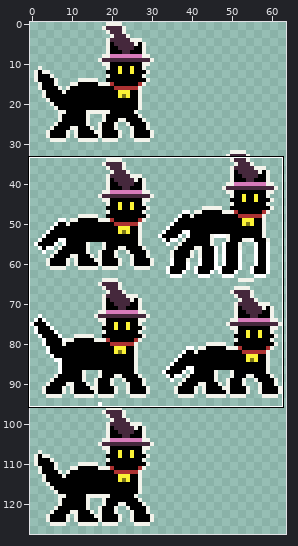
A sprite sheet gets an edit: sprites/Movimentacoes/gatoSaltandoEDescendo.png. The first picture is a wide view before the edit; the outline marks the close-up.
Close-up. Before the commit:
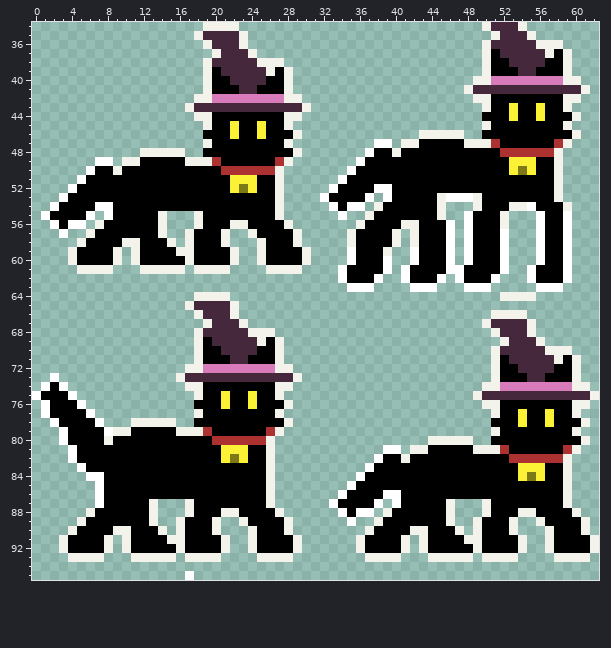
The file is 64x128 pixels. Shown: x 0..62, y 34..95.
The same view after the edit:
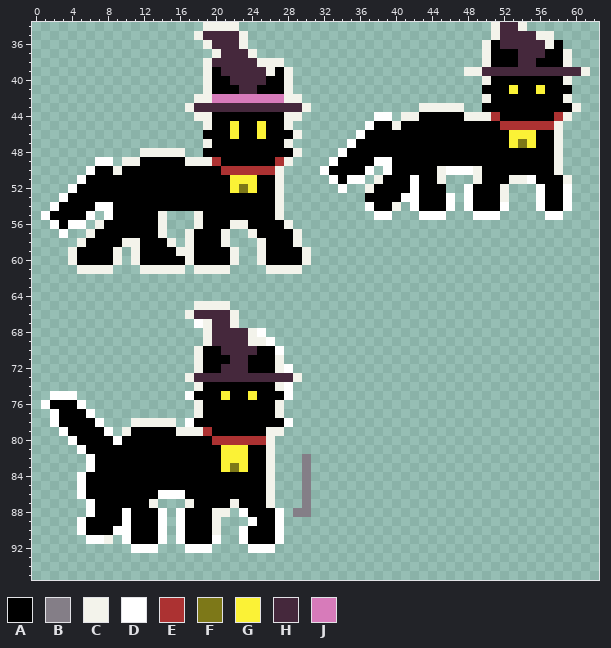
Palette (. is transparent): A #000000  B #847e87  C #f3f3eb  D #ffffff  E #ac3232  F #7d7818  G #fbf236  H #45283c  J #d77bba
The commit says: Adicionando Nova Animação do Gato Pulando
The edit:
y 34: x 50..51 CH -> .C
y 35: x 55..57 C.. -> HCC
y 36: x 51 H -> A; x 56 C -> H; x 58 C -> A
y 37: x 52..53 HH -> AA; x 57 C -> A
y 38: x 53 H -> A; x 56 H -> A
y 39: x 48..53 ..CAAA -> CCHHHH; x 56..61 AAAC.. -> HHHHHC
y 40: x 49 C -> .; x 51..58 JJJJJJJJ -> AAAAAAAA; x 60 C -> .
y 41: x 48..61 CHHHHHHHHHHHHC -> ..AAAGAAGAAA..
y 42: x 49 C -> .; x 60 C -> .
y 43: x 43..47 ..... -> CCCCC; x 50 C -> A; x 53 G -> A; x 56 G -> A; x 59..60 C. -> AC
y 44: x 38..39 .. -> DD; x 41..51 .........AA -> CCAAAAACCCE; x 53 G -> A; x 56 G -> A; x 58..60 AAC -> EC.
y 45: x 37..50 .............C -> DAACAAAAAAAAAA; x 52..59 AAAAAAAC -> EEEEEEC.
y 46: x 36..49 .......CCCCC.. -> DAAAAAAAAAAAAA; x 53..55 AAA -> GGG; x 58..60 AAC -> C..
y 47: x 35..42 ...DD.CC -> DAAAAAAA; x 48..51 CCCE -> AAAA; x 53..55 AAA -> GFG; x 58..59 EC -> C.
y 48: x 34..37 ...D -> DAAA; x 40 C -> A; x 52..57 EEEEEE -> AAAAAA
y 49: x 33..36 ...D -> DAAA; x 38..39 AA -> DD; x 53..55 GGG -> AAA
y 50: x 32..35 ...D -> DAAA; x 37..39 AAA -> D.D; x 45..49 AAAAA -> CDDDC; x 53..55 GFG -> AAA
y 51: x 33..38 .DAAAA -> DADD.C; x 42 A -> D; x 45..49 AAAAA -> C...C; x 53..55 AAA -> CCD; x 58..59 C. -> AC
y 52: x 33..39 DAAAADD -> .D..CAA; x 42 A -> D; x 46..48 AAA -> ..D; x 52..56 AAAAA -> C...D; x 58..59 C. -> AD
y 53: x 32..39 DAAAAD.D -> .....AAA; x 41..42 AA -> DD; x 45 C -> A; x 47 D -> .; x 49 C -> A; x 52..56 AAAAA -> C...D; x 58..59 C. -> AD
y 54: x 33..38 DADD.C -> ....DA; x 40..42 AAA -> C.D; x 45..46 C. -> AD; x 48..49 .C -> DA; x 52..56 ACCDA -> D...D; x 59 C -> D
y 55: x 34 D -> .; x 37..45 CAAAAAAAC -> .DD...DDD; x 48..52 DAAAC -> .DDD.; x 56..59 DAAD -> .DD.
y 56: x 36..46 CAAAACCAAAD -> ...........; x 48..52 DAAAC -> .....; x 56..59 DAAD -> ....
y 57..58: x 35..40 CAAAAC -> ......; x 42..46 CAAAD -> .....; x 48..52 DAAAD -> .....; x 56..59 DAAD -> ....
y 59: x 35..39 DAAAC -> .....; x 42..46 DAAAD -> .....; x 48..52 DAAAD -> .....; x 56..59 DAAD -> ....
y 60: x 35..39 DAAAD -> .....; x 42..46 DAAAD -> .....; x 48..52 DAAAD -> .....; x 56..59 DAAD -> ....
y 61: x 34..39 DAAAAD -> ......; x 41..52 DAAAADDAAAAD -> ............; x 55..59 DAAAD -> .....
y 62: x 34..38 DAAAD -> .....; x 41..45 DAAAD -> .....; x 47..51 DAAAD -> .....; x 55..59 DAAAD -> .....
y 63: x 35..37 DDD -> ...; x 42..44 DDD -> ...; x 48..50 DDD -> ...; x 56..58 DDD -> ...
y 64: x 18..21 CCCC -> ....; x 52..55 CCCC -> ....
y 65: x 17..22 CHHHHC -> .CCCC.
y 66: x 17..18 .C -> CH; x 51..54 CCCC -> ....
y 67: x 18 . -> D; x 22..23 HC -> C.; x 50..55 CHHHHC -> ......
y 68: x 18..19 CH -> .C; x 25..26 CC -> D.; x 51..55 CHHHC -> .....
y 69: x 18..19 CA -> .C; x 24 H -> C; x 26..27 AC -> D.; x 52..56 CHHHC -> .....
y 70: x 27 C -> D; x 51..59 CHHHHHCCC -> .........
y 71: x 51..60 CAHHHHHCAC -> ..........
y 72: x 17 C -> .; x 19..26 JJJJJJJJ -> AAHHHAAA; x 28 C -> D; x 51..60 CAAHHHHAAC -> ..........
y 73: x 2 D -> .; x 16..17 CH -> .C; x 51..60 CAAAHHAAAC -> ..........
y 74: x 1..3 DAD -> ...; x 17 C -> .; x 28 C -> D; x 50..61 CCJJJJJJJJCC -> ............
y 75: x 0..3 DAAA -> ..DD; x 17..18 .C -> DA; x 27..28 C. -> AD; x 49..62 CHHHHHHHHHHHHC -> ..............
y 76: x 18 A -> C; x 21 G -> A; x 24 G -> A; x 27..28 AC -> C.; x 50..61 CCAAAAAAAACC -> ............
y 77: x 1..2 DA -> .D; x 51..60 CAAGAAGAAC -> ..........
y 78: x 17 . -> D; x 28 C -> D; x 51..61 AAAGAAGAAAC -> ...........
y 79: x 9 C -> .; x 26 E -> C; x 51..60 CAAAAAAAAC -> ..........
y 80: x 3..4 DA -> .D; x 8..9 CA -> AD; x 44..48 CCCCC -> .....; x 51..61 AAAAAAAAAAC -> ...........
y 81: x 4..5 DA -> .D; x 39..40 DD -> ..; x 42..60 CCAAAAACCCEAAAAAAEC -> ...................
y 82: x 4..6 DAA -> ..D; x 22 F -> G; x 30 . -> B; x 38..59 DAACAAAAAAAAAAAEEEEEEC -> ......................
y 83: x 5..6 DA -> .D; x 21..23 AAA -> GFG; x 30 . -> B; x 37..59 DAAAAAAAAAAAAAAAAGGGAAC -> .......................
y 84: x 5..7 .DD -> DAA; x 30 . -> B; x 36..59 DAAAAAAAAAAAAAAAAAGFGAAC -> ........................
y 85: x 5..7 ..D -> DAA; x 30 . -> B; x 35..59 DAAAAAAAAAAAAAAAAAAAAAAAC -> .........................
y 86: x 5..7 ..D -> DAA; x 14..16 AAA -> DDD; x 30 . -> B; x 34..59 DAAAADDAAAAAAAAAAAAAAAAAAC -> ..........................
y 87: x 6..7 .D -> DA; x 22 A -> C; x 30 . -> B; x 33..38 DAAAAD -> ......; x 40..46 DAAAAAC -> .......; x 50..59 CAAAAAAAAC -> ..........
y 88: x 6 C -> D; x 10 A -> D; x 13..14 C. -> AD; x 16..17 .C -> DA; x 20 A -> C; x 22..23 CA -> .D; x 27 C -> D; x 29..30 .. -> BB; x 34..37 DADD -> ....; x 39..46 CAAAAAAC -> ........; x 50..60 CAAACCAAAAC -> ...........
y 89: x 5 C -> D; x 10 A -> D; x 13..14 C. -> AD; x 16 C -> D; x 23..24 CA -> .D; x 27..28 AC -> D.; x 35 D -> .; x 38..46 CAAAAAAAC -> .........; x 49..53 CAAAC -> .....; x 56..61 CAAAAC -> ......
y 90: x 4..5 CA -> .D; x 9..10 CC -> DD; x 14 C -> D; x 16 C -> D; x 23..24 .C -> DA; x 27..28 AC -> D.; x 37..47 CAAAACCAAAC -> ...........; x 49..53 CAAAC -> .....; x 57..61 CAAAC -> .....
y 91: x 3..7 CAAAA -> ...DD; x 10 C -> D; x 14..16 ACC -> D.D; x 20..21 AC -> D.; x 23..24 .C -> DA; x 27..29 AAC -> D..; x 36..41 CAAAAC -> ......; x 43..54 CAAAACCAAAAC -> ............; x 57..62 CAAAAC -> ......
y 92: x 3..8 CAAAAC -> ......; x 10..21 CAAAAACAAAAC -> .DDD...DDD..; x 24..29 CAAAAC -> DDD...; x 36..41 CAAAAC -> ......; x 43..54 CAAAAACAAAAC -> ............; x 57..62 CAAAAC -> ......
y 93: x 4..7 CCCC -> ....; x 11..15 CCCCC -> .....; x 17..20 CCCC -> ....; x 25..28 CCCC -> ....; x 37..40 CCCC -> ....; x 44..48 CCCCC -> .....; x 50..53 CCCC -> ....; x 58..61 CCCC -> ....
y 95: x 17 D -> .
